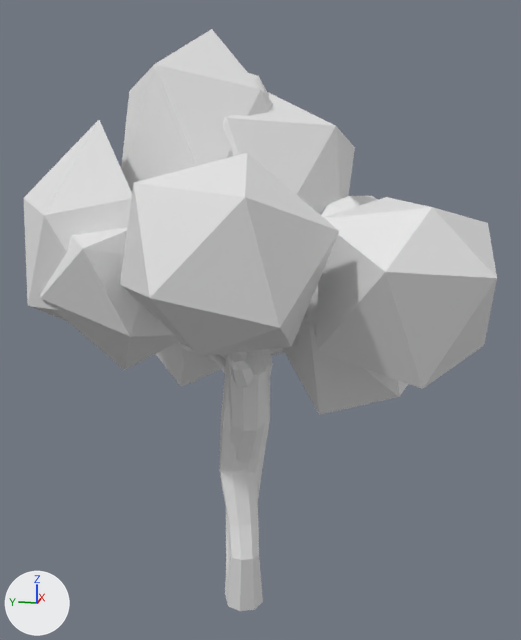
The FBX model Scummy/Assets/FromBlender/tree4.fbx as it was, and as the next commit left it.
One viewpoint serves both versions: a 50 mm lens placed at (-33.0, -7.5, 22.1), pointed at (-0.3, -1.0, 14.0). Every picture has the same lights, and +X, +Y and +Z are marked at lower left.

The first picture shows 'tree 2', 'tree 2.001', 'tree 3'.
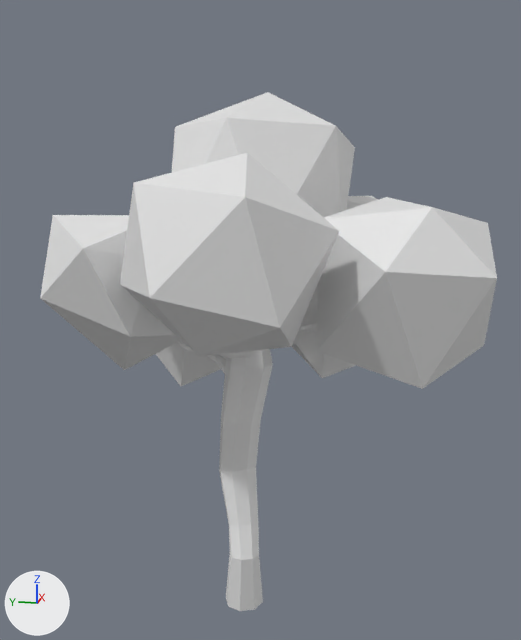
What differs and where, as boxes [x1, y1, x2, y2] in the pictures (521 x 640 px):
'tree 2', deleted
    before: [23, 29, 408, 595]
'tree 2.001', deleted
    before: [226, 73, 360, 573]

What the commit changed:
Object 'tree 2' (ob_tree_2) is deleted.
Object 'tree 2.001' (ob_tree_2_001) is deleted.
